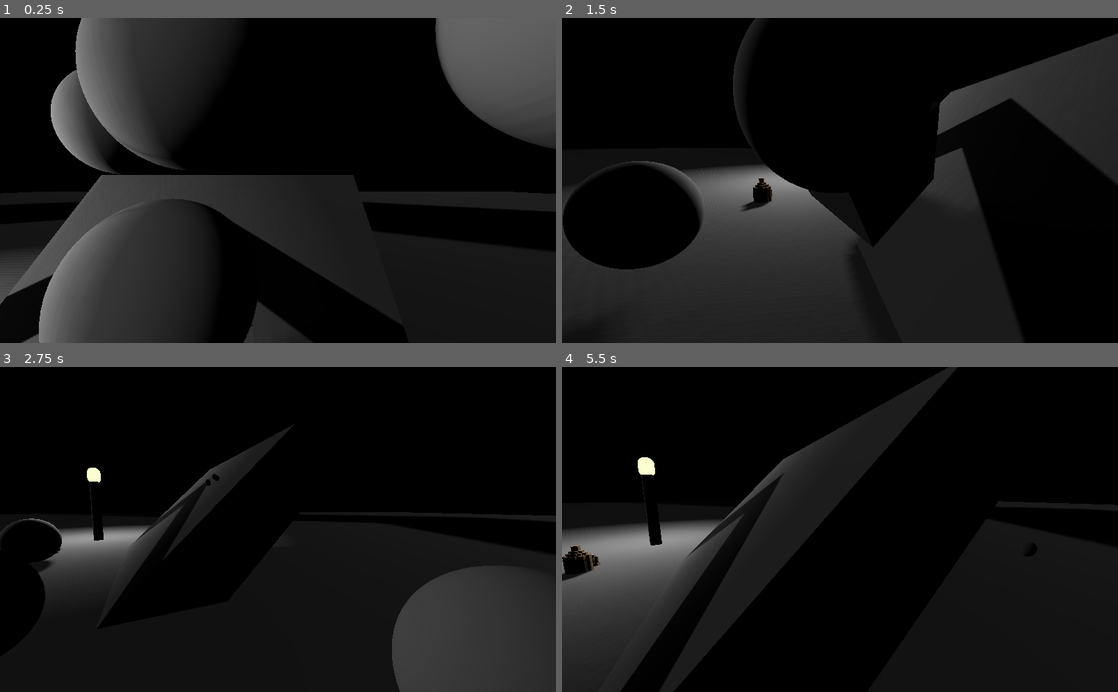
Above: before the commit, frames 1-4 (two rows, left to right).
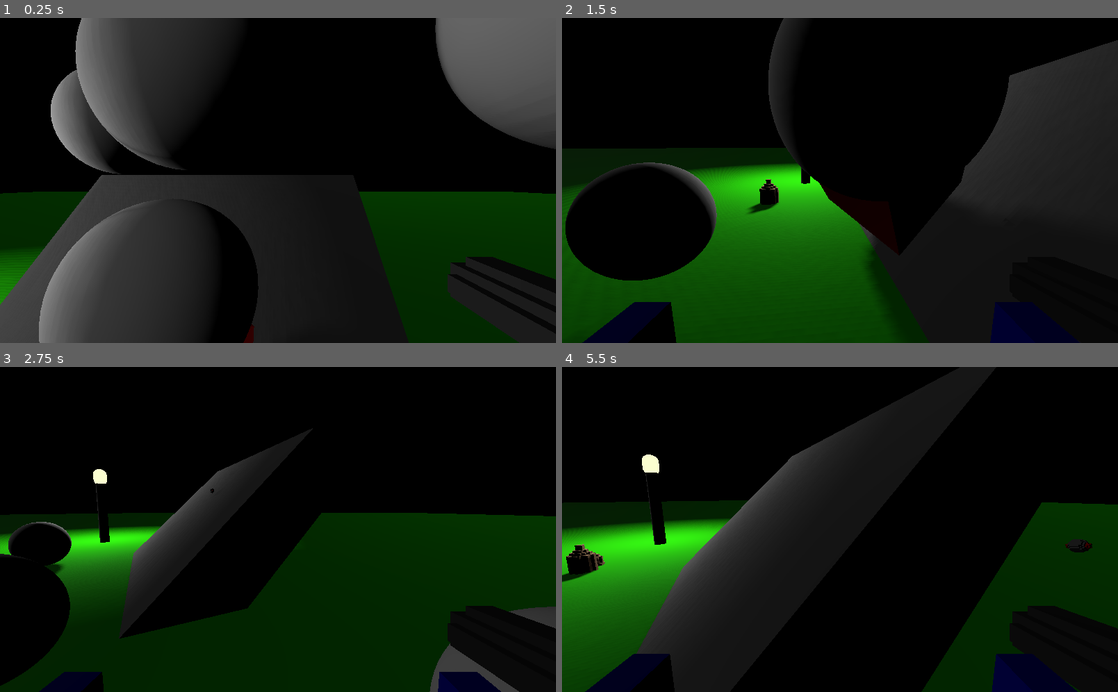
Above: after the commit, the same moments.

Repository: Gamepro5/Gamepro5s_Game
Game: Godot game, scene res://Level.tscn
Same seed, same stepped clock (60 frames per second), same inputs: the game is played once before the commit and once after it.
Inputs (mouse positions are in pixels of both pictures, inside the frame that each line leads up to):
- Up to frame 1 (0.25 s): no input
- Up to frame 2 (1.5 s): move the mouse to (962, 164) at 0.52 s; hold D (move_right) 0.53-1.28 s; hold W (move_front) 0.53-1.28 s; click (962, 164) at 0.6 s; tap Space (jump) at 0.77, 1.07 s; move the mouse to (812, 180) at 1.27 s; hold S (move_back) from 1.28 s (still down); tap W (move_front) at 1.35 s
- Up to frame 3 (2.75 s): tap Space (jump) at 1.52, 1.55, 1.82 s; move the mouse to (289, 523) at 2.02 s; release S (move_back) at 2.03 s; hold D (move_right) from 2.03 s (still down); hold Space (jump) from 2.03 s (still down); click (289, 523) at 2.3 s
- Up to frame 4 (5.5 s): move the mouse to (834, 536) at 2.77 s; release Space (jump) at 2.78 s; click (834, 536) at 2.85 s; tap Space (jump) at 3.02, 3.32, 3.77, 3.8, 4.07, 4.52, 4.82 s; tap W (move_front) at 3.05 s; move the mouse to (878, 532) at 3.52 s; release D (move_right) at 3.53 s; hold W (move_front) 3.53-4.28 s; hold A (move_left) 3.53-5.03 s; move the mouse to (795, 526) at 4.27 s; tap F (toggle_flashlight) at 4.35 s; click (795, 526) at 4.55 s; move the mouse to (845, 529) at 5.02 s; hold S (move_back) from 5.03 s (still down); hold W (move_front) from 5.03 s (still down); click (845, 529) at 5.1 s

The runs differ from the first frame. In frame 1, 9.1% of the frame differs, in the area x 0-100%, y 53-100%; in frame 2, 36%, in the area x 0-100%, y 0-100%; in frame 3, 19%; in frame 4, 15%.

Commit message:
more terrible art

Diff:
--- a/Gun/Bullet/Bullet.tscn
+++ b/Gun/Bullet/Bullet.tscn
@@ -1,12 +1,12 @@
-[gd_scene load_steps=4 format=2]
+[gd_scene load_steps=5 format=2]
+
+[ext_resource path="res://Gun/Bullet/explosive_pill.obj" type="ArrayMesh" id=1]
+[ext_resource path="res://Gun/Bullet/explosive_pill.png" type="Texture" id=2]
 
 [sub_resource type="CapsuleShape" id=1]
 
 [sub_resource type="SpatialMaterial" id=2]
-metallic = 1.0
-
-[sub_resource type="CapsuleMesh" id=3]
-material = SubResource( 2 )
+albedo_texture = ExtResource( 2 )
 
 [node name="RigidBody" type="RigidBody"]
 
@@ -14,7 +14,7 @@
 transform = Transform( 0.1, 0, 0, 0, 0.1, 0, 0, 0, 0.1, 0, 0, 0 )
 shape = SubResource( 1 )
 
-[node name="MeshInstance" type="MeshInstance" parent="."]
-transform = Transform( 0.1, 0, 0, 0, 0.1, 0, 0, 0, 0.1, 0, 0, 0 )
-mesh = SubResource( 3 )
-material/0 = null
+[node name="explosive_pill" type="MeshInstance" parent="."]
+transform = Transform( -3.25841e-08, 0, 0.2, 0, 0.2, 0, -0.2, 0, -3.25841e-08, -0.0395281, -0.0727986, -0.0629722 )
+mesh = ExtResource( 1 )
+material/0 = SubResource( 2 )
--- a/Gun/Gun.tscn
+++ b/Gun/Gun.tscn
@@ -1,8 +1,11 @@
-[gd_scene load_steps=3 format=2]
+[gd_scene load_steps=5 format=2]
 
 [ext_resource path="res://Gun/Gun.gd" type="Script" id=1]
+[ext_resource path="res://Gun/weapon.obj" type="ArrayMesh" id=2]
+[ext_resource path="res://Gun/weapon.png" type="Texture" id=3]
 
-[sub_resource type="CubeMesh" id=1]
+[sub_resource type="SpatialMaterial" id=1]
+albedo_texture = ExtResource( 3 )
 
 [node name="Gun" type="Spatial"]
 script = ExtResource( 1 )
@@ -10,15 +13,10 @@
 [node name="Gun" type="Spatial" parent="."]
 transform = Transform( -1.62921e-07, 0, -1, 0, 1, 0, 1, 0, -1.62921e-07, 0, 0, 0 )
 
-[node name="MeshInstance" type="MeshInstance" parent="Gun"]
-transform = Transform( 0.5, 0, 0, 0, 0.1, 0, 0, 0, 0.1, 0, 0, 0 )
-mesh = SubResource( 1 )
-material/0 = null
+[node name="BulletExit" type="Spatial" parent="Gun"]
+transform = Transform( 1, 0, 0, 0, 1, 0, 0, 0, 1, -2.1, 0.1, 0 )
 
-[node name="MeshInstance2" type="MeshInstance" parent="Gun"]
-transform = Transform( 0.1, 0, 0, 0, 0.3, 0, 0, 0, 0.1, 0.395682, -0.198822, 0 )
-mesh = SubResource( 1 )
-material/0 = null
-
-[node name="BulletExit" type="Spatial" parent="Gun"]
-transform = Transform( 1, 0, 0, 0, 1, 0, 0, 0, 1, -0.471964, 0, 7.68928e-08 )
+[node name="Model" type="MeshInstance" parent="Gun"]
+transform = Transform( 1, 0, 0, 0, 1, 0, 0, 0, 1, -0.7, -0.9, 0.35 )
+mesh = ExtResource( 2 )
+material/0 = SubResource( 1 )
--- a/Level.tscn
+++ b/Level.tscn
@@ -1,9 +1,8 @@
-[gd_scene load_steps=20 format=2]
+[gd_scene load_steps=21 format=2]
 
 [ext_resource path="res://PlayerData/Player.tscn" type="PackedScene" id=1]
 [ext_resource path="res://PlayerData/Code/Player.gd" type="Script" id=2]
 [ext_resource path="res://LightPill.tscn" type="PackedScene" id=3]
-[ext_resource path="res://icon.png" type="Texture" id=4]
 [ext_resource path="res://LightPost.tscn" type="PackedScene" id=5]
 [ext_resource path="res://Meshes/undefined_mass/untitled.tscn" type="PackedScene" id=6]
 
@@ -35,15 +34,21 @@
 
 [sub_resource type="BoxShape" id=8]
 
-[sub_resource type="SpatialMaterial" id=9]
-albedo_texture = ExtResource( 4 )
+[sub_resource type="SpatialMaterial" id=15]
+albedo_color = Color( 0.196078, 1, 0, 1 )
 
 [sub_resource type="CubeMesh" id=10]
-material = SubResource( 9 )
+material = SubResource( 15 )
+
+[sub_resource type="SpatialMaterial" id=14]
+metallic = 1.0
 
 [sub_resource type="BoxShape" id=11]
 
 [sub_resource type="CubeMesh" id=12]
+
+[sub_resource type="SpatialMaterial" id=16]
+albedo_color = Color( 1, 0, 0, 1 )
 
 [sub_resource type="PhysicsMaterial" id=13]
 
@@ -133,8 +138,9 @@
 shape = SubResource( 8 )
 
 [node name="MeshInstance" type="MeshInstance" parent="StaticBody2"]
+transform = Transform( 1, 0, 0, 0, 1, 0, 0, 0, 1, 0, 0, 0 )
 mesh = SubResource( 10 )
-material/0 = null
+material/0 = SubResource( 14 )
 
 [node name="Player" parent="." instance=ExtResource( 1 )]
 transform = Transform( 1, 0, 0, 0, 1, 0, 0, 0, 1, 2.01403, 4.67526, 2.23793 )
@@ -155,7 +161,7 @@
 
 [node name="MeshInstance" type="MeshInstance" parent="RigidBody"]
 mesh = SubResource( 12 )
-material/0 = null
+material/0 = SubResource( 16 )
 
 [node name="LightPill" parent="." instance=ExtResource( 3 )]
 transform = Transform( 1, 0, 0, 0, 0.707107, -0.707107, 0, 0.707107, 0.707107, 23.9326, 0.189579, 0 )
@@ -164,5 +170,5 @@
 [node name="LightPost" parent="." instance=ExtResource( 5 )]
 transform = Transform( 1, 0, 0, 0, 1, 0, 0, 0, 1, -11.213, 0, 0 )
 
-[node name="Spatial" parent="." instance=ExtResource( 6 )]
+[node name="Unidentified Mass" parent="." instance=ExtResource( 6 )]
 transform = Transform( 1, 0, 0, 0, 1, 0, 0, 0, 1, -6.23977, 0.898888, 1.55332 )
--- a/PlayerData/Code/Player.gd
+++ b/PlayerData/Code/Player.gd
@@ -72,31 +72,31 @@
 		#set the velocities to the new legs of the triangle
 		velocity.x = velocityVector.x;
 		velocity.z = velocityVector.z;
-
-	if Input.is_action_pressed("move_front"):
-		#velocity.z = velocity.z - 1;head.global_transform.basis.get_euler().y
-		velocity.x -= sin(rotation.y) * acceleration;
-		velocity.z -= cos(rotation.y) * acceleration;
-	if Input.is_action_pressed("move_left"):
-		#velocity.x = velocity.x - 1;
-		velocity.x -= cos(rotation.y) * acceleration;
-		velocity.z += sin(rotation.y) * acceleration;
-	if Input.is_action_pressed("move_back"):
-		#velocity.x = velocity.x + 1;
-		velocity.x += sin(rotation.y) * acceleration;
-		velocity.z += cos(rotation.y) * acceleration;
-	if Input.is_action_pressed("move_right"):
-		#velocity.z = velocity.z + 1;
-		velocity.x += cos(rotation.y) * acceleration;
-		velocity.z -= sin(rotation.y) * acceleration;
-	if Input.is_action_pressed("jump"):
-		if (!midAir):
-			velocity.y = jumpStrength;
-	if Input.is_action_just_pressed("action_1"):
-		#get_viewport().warp_mouse(Vector2(get_viewport().size.x/2,get_viewport().size.y/2))
-		if (head.get_node("Weapon").get_child_count() != 0):
-			emit_signal("shoot", self)
-			#print(head.translation)
+	if (cursorFocus):
+		if Input.is_action_pressed("move_front"):
+			#velocity.z = velocity.z - 1;head.global_transform.basis.get_euler().y
+			velocity.x -= sin(rotation.y) * acceleration;
+			velocity.z -= cos(rotation.y) * acceleration;
+		if Input.is_action_pressed("move_left"):
+			#velocity.x = velocity.x - 1;
+			velocity.x -= cos(rotation.y) * acceleration;
+			velocity.z += sin(rotation.y) * acceleration;
+		if Input.is_action_pressed("move_back"):
+			#velocity.x = velocity.x + 1;
+			velocity.x += sin(rotation.y) * acceleration;
+			velocity.z += cos(rotation.y) * acceleration;
+		if Input.is_action_pressed("move_right"):
+			#velocity.z = velocity.z + 1;
+			velocity.x += cos(rotation.y) * acceleration;
+			velocity.z -= sin(rotation.y) * acceleration;
+		if Input.is_action_pressed("jump"):
+			if (!midAir):
+				velocity.y = jumpStrength;
+		if Input.is_action_just_pressed("action_1"):
+			#get_viewport().warp_mouse(Vector2(get_viewport().size.x/2,get_viewport().size.y/2))
+			if (head.get_node("Weapon").get_child_count() != 0):
+				emit_signal("shoot", self)
+				#print(head.translation)
 	move_and_slide(velocity, upDef) #allways be moving
 
 
--- /dev/null
+++ b/PlayerData/Models/Hand/Hand.tres
@@ -0,0 +1,6 @@
+[gd_resource type="SpatialMaterial" load_steps=2 format=2]
+
+[ext_resource path="res://PlayerData/Models/Hand/Hand.png" type="Texture" id=1]
+
+[resource]
+albedo_texture = ExtResource( 1 )
--- /dev/null
+++ b/PlayerData/Models/Hand/Hand.tscn
@@ -0,0 +1,11 @@
+[gd_scene load_steps=3 format=2]
+
+[ext_resource path="res://PlayerData/Models/Hand/Hand.tres" type="Material" id=1]
+[ext_resource path="res://PlayerData/Models/Hand/Hand.obj" type="ArrayMesh" id=2]
+
+[node name="Spatial" type="Spatial"]
+
+[node name="Hand" type="MeshInstance" parent="."]
+transform = Transform( 1, 0, 0, 0, 1, 0, 0, 0, 1, 0.25, 0, 0.05 )
+mesh = ExtResource( 2 )
+material/0 = ExtResource( 1 )
--- /dev/null
+++ b/PlayerData/Models/Head/Head.tscn
@@ -0,0 +1,14 @@
+[gd_scene load_steps=4 format=2]
+
+[ext_resource path="res://PlayerData/Models/Head/head.obj" type="ArrayMesh" id=1]
+[ext_resource path="res://PlayerData/Models/Head/head.png" type="Texture" id=2]
+
+[sub_resource type="SpatialMaterial" id=1]
+albedo_texture = ExtResource( 2 )
+
+[node name="Spatial" type="Spatial"]
+
+[node name="head" type="MeshInstance" parent="."]
+transform = Transform( -1, 0, -3.25841e-07, 0, 1, 0, 3.25841e-07, 0, -1, 0.5, 0, -0.2 )
+mesh = ExtResource( 1 )
+material/0 = SubResource( 1 )
--- a/PlayerData/Player.tscn
+++ b/PlayerData/Player.tscn
@@ -1,35 +1,46 @@
-[gd_scene load_steps=5 format=2]
+[gd_scene load_steps=7 format=2]
 
 [ext_resource path="res://Gun/Gun.tscn" type="PackedScene" id=1]
 [ext_resource path="res://PlayerData/Models/Foot/foot.tscn" type="PackedScene" id=2]
 [ext_resource path="res://PlayerData/Models/torso/torso.tscn" type="PackedScene" id=3]
+[ext_resource path="res://PlayerData/Models/Head/Head.tscn" type="PackedScene" id=4]
+[ext_resource path="res://PlayerData/Models/Hand/Hand.tscn" type="PackedScene" id=5]
 
-[sub_resource type="CapsuleShape" id=2]
+[sub_resource type="CapsuleShape" id=1]
 radius = 0.5
 
 [node name="KinematicBody" type="KinematicBody"]
 
 [node name="CollisionShape" type="CollisionShape" parent="."]
 transform = Transform( 1, 0, 0, 0, -1.62921e-07, 1, 0, -1, -1.62921e-07, 0, 0.994928, 0 )
-shape = SubResource( 2 )
+shape = SubResource( 1 )
 
 [node name="Head" type="Spatial" parent="."]
 transform = Transform( 1, 0, 0, 0, 1, 0, 0, 0, 1, 0, 1.92461, 0 )
 
-[node name="Camera" type="Camera" parent="Head"]
+[node name="Eyes" type="Camera" parent="Head"]
 cull_mask = 1048573
 current = true
 
 [node name="Weapon" type="Spatial" parent="Head"]
 
 [node name="Gun" parent="Head/Weapon" instance=ExtResource( 1 )]
-transform = Transform( 0.3, 0, 0, 0, 0.3, 0, 0, 0, 0.3, 0.450849, -0.743747, -0.194431 )
+transform = Transform( 0.3, 0, 0, 0, 0.3, 0, 0, 0, 0.3, 0.685677, -0.3807, -0.194431 )
+
+[node name="Head" parent="Head" instance=ExtResource( 4 )]
+transform = Transform( 0.4, 0, 0, 0, 0.4, 0, 0, 0, 0.4, 0, -0.12338, 0 )
+
+[node name="RightHand" parent="Head" instance=ExtResource( 5 )]
+transform = Transform( 0.3, 0, 0, 0, 0.3, 0, 0, 0, 0.3, 0.685677, -0.676821, -0.215605 )
+
+[node name="LeftHand" parent="Head" instance=ExtResource( 5 )]
+transform = Transform( 0.3, 0, 0, 0, 0.3, 0, 0, 0, 0.3, -0.686, -0.677, -0.216 )
 
 [node name="torso" parent="." instance=ExtResource( 3 )]
-transform = Transform( 0.3, 0, 0, 0, 0.3, 0, 0, 0, 0.3, -0.0276465, 0.506174, 0 )
+transform = Transform( 0.4, 0, 0, 0, 0.4, 0, 0, 0, 0.4, -0.0276465, 0.628911, 0 )
 
-[node name="foot" parent="." instance=ExtResource( 2 )]
-transform = Transform( 0.3, 0, 0, 0, 0.3, 0, 0, 0, 0.3, -0.348689, 0, 0 )
+[node name="RightFoot" parent="." instance=ExtResource( 2 )]
+transform = Transform( 0.4, 0, 0, 0, 0.4, 0, 0, 0, 0.4, 0.349, 0, 0 )
 
-[node name="foot2" parent="." instance=ExtResource( 2 )]
-transform = Transform( 0.3, 0, 0, 0, 0.3, 0, 0, 0, 0.3, 0.349, 0, 0 )
+[node name="LeftFoot" parent="." instance=ExtResource( 2 )]
+transform = Transform( 0.4, 0, 0, 0, 0.4, 0, 0, 0, 0.4, -0.348689, 0, 0 )
Not shown, added: Gun/Bullet/explosive_pill.obj
Not shown, added: Gun/Bullet/explosive_pill.obj.import
Binary file added: Gun/Bullet/explosive_pill.png
Not shown, added: Gun/Bullet/explosive_pill.png.import
Not shown, added: Gun/weapon.obj
Not shown, added: Gun/weapon.obj.import
Binary file added: Gun/weapon.png
Not shown, added: Gun/weapon.png.import
Not shown, added: PlayerData/Models/Hand/Hand.obj
Not shown, added: PlayerData/Models/Hand/Hand.obj.import
Binary file added: PlayerData/Models/Hand/Hand.png
Not shown, added: PlayerData/Models/Hand/Hand.png.import
(and 13 more such lines)
